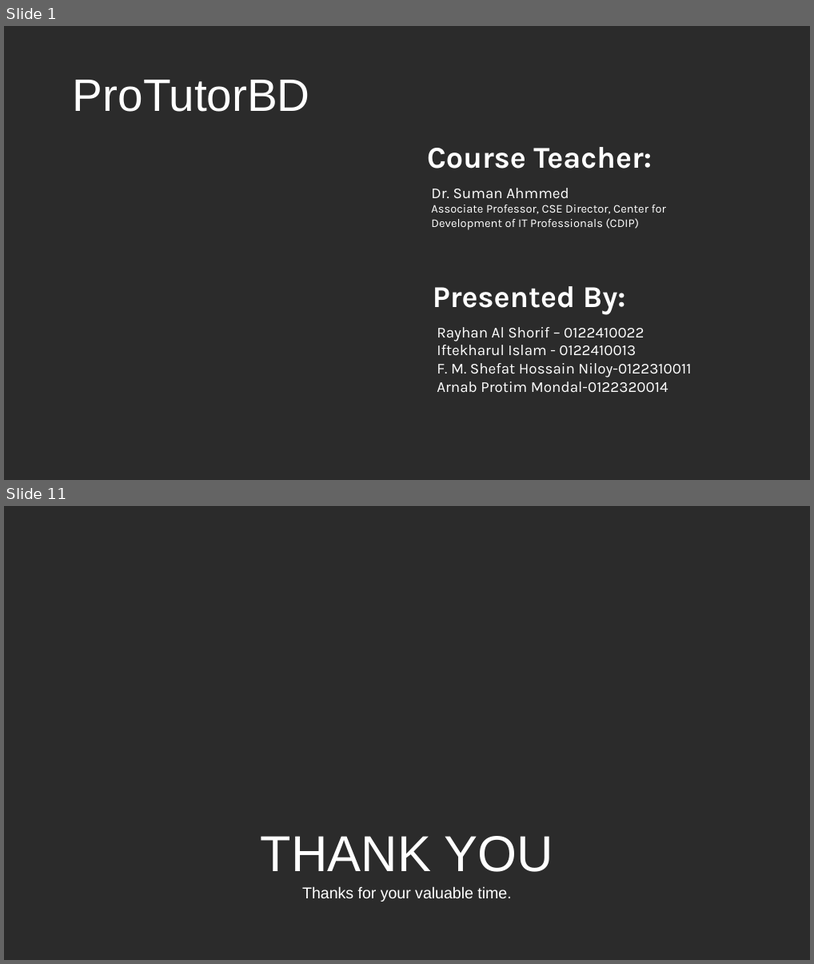
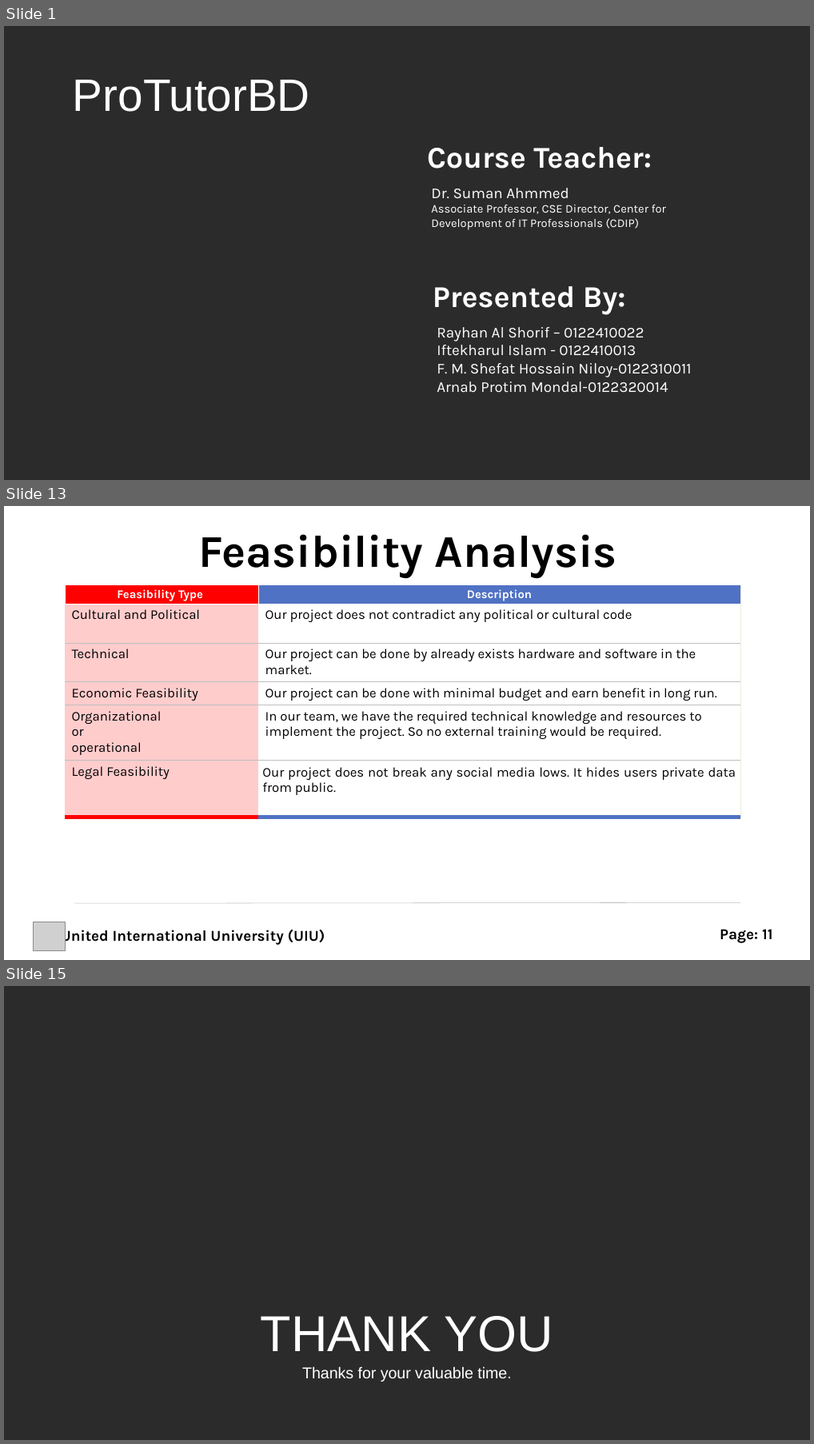
Before and after one commit to rayhanalshorif133/MSCSE-UIU, a slide deck: CSE-6159-SSA/ProTutorBD.pptx. Shown one above the other, each under a label of ours: slides 1 and 11 before the commit, slides 1, 13 and 15 after it; the slides between them are not shown. The pictures are 814x964 and 814x1444 pixels, drawn with LibreOffice and Linux fonts; fonts in the diff are those of the drawing; grey boxes stand for pictures; background and template pictures are left out; a plain dark background stands for a picture behind light text. Boxes give left, top, right and bottom in pixels: in the first picture for what was removed or moved away, otherwise in the second. Text is boxed around its words. In the diff, an @@ line names an element or a change of style, - is before the commit and + after.

```diff
--- a/CSE-6159-SSA/ProTutorBD.pptx
+++ b/CSE-6159-SSA/ProTutorBD.pptx
@@ slide 13 added at (x1=4, y1=506, x2=810, y2=960), background #FFFFFF @@
@@ text added at (x1=198, y1=534, x2=618, y2=578), 54 pt, text #000000, bold @@
+Feasibility Analysis
@@ table added at (x1=65, y1=585, x2=741, y2=817), 6 rows, 2 columns @@
+Feasibility Type | Description
+Cultural and Political | Our project does not contradict any political or cultural code
+Technical | Our project can be done by already exists hardware and software in the market.
+Economic Feasibility | Our project can be done with minimal budget and earn benefit in long run.
+Organizational / or / operational | In our team, we have the required technical knowledge and resources to implement the project. So no external training would be required.
+Legal Feasibility | Our project does not break any social media lows. It hides users private data from public.
@@ line added from (74, 903) to (741, 902), #BFBFBF 0.5 pt @@
@@ picture added at (x1=34, y1=922, x2=65, y2=950) @@
@@ text added at (x1=61, y1=927, x2=326, y2=945), 18 pt, text #000000, bold @@
+United International University (UIU)
@@ text added at (x1=720, y1=928, x2=773, y2=943), 18 pt, text #000000, bold @@
+Page: 11
@@ what was slide 11 is now slide 15 @@
```
Also in this commit, not shown: 7 slides changed, 5 other slides added, 2 slides removed.
